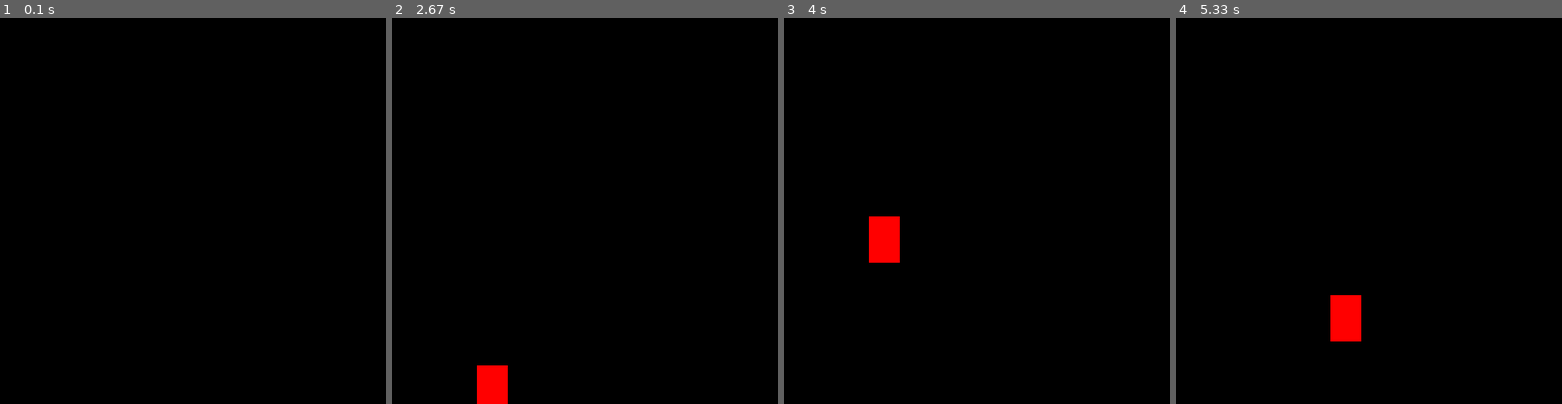
Above: before the commit, frames 1-4 (left to right).
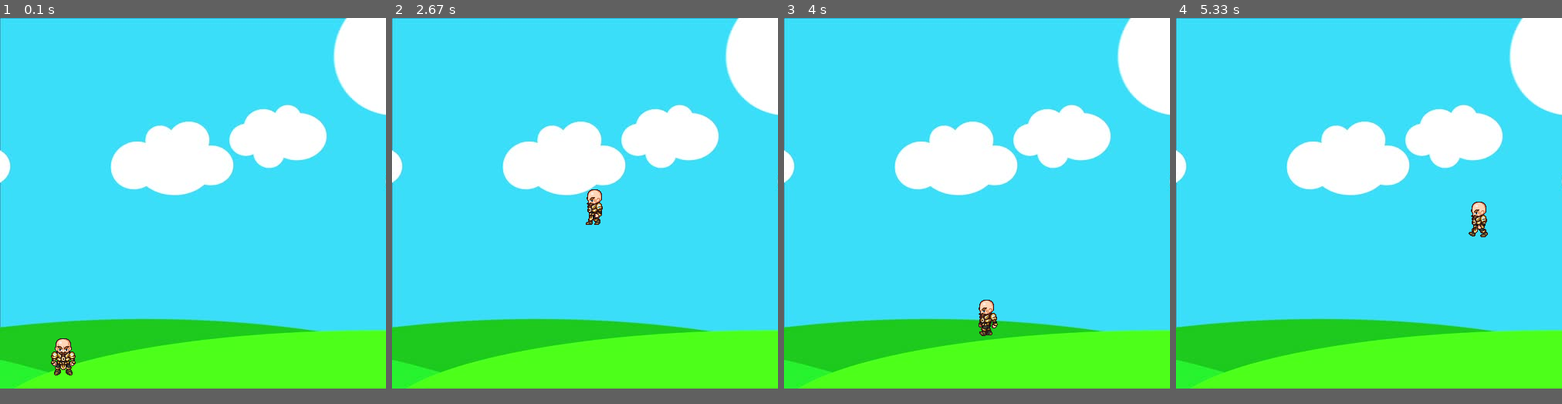
Above: after the commit, the same moments.

Repository: ezraelz/python_basics
Game: pygame game, started from pygame/firstGame.py
Same seed, same stepped clock (60 frames per second), same inputs: the game is played once before the commit and once after it.
Inputs:
- Up to frame 1 (0.1 s): no input
- Up to frame 2 (2.67 s): hold Space 0.33-0.8 s; hold Right 0.33-0.8 s; hold Right 0.83-1.3 s; tap Space at 0.9, 1.2, 1.4, 1.7, 1.9, 2.2, 2.47 s; hold Right 1.33-1.8 s; hold Left 1.83-2.37 s; hold Left from 2.4 s (still down)
- Up to frame 3 (4 s): tap Space at 2.77, 2.9, 3.2, 3.57, 3.87 s; release Left at 2.8 s; hold Right 2.83-3.47 s; hold Left 3.5-3.97 s
- Up to frame 4 (5.33 s): hold Right 4-4.47 s; tap Space at 4.07, 4.37, 4.57, 4.87, 5.07 s; hold Right 4.5-4.97 s; hold Left from 5 s (still down)
The window is 500x500 before the commit and 500x480 after it. Grey fills any space a smaller window leaves; there, only what the larger window draws over its background counts as a difference.

The runs differ from the first frame. In frame 1, 96% of the frame differs, in the area x 0-100%, y 0-96%; in frame 2, 96%, in the area x 0-100%, y 0-100%; in frame 3, 96%; in frame 4, 96%.

Commit message:
pygame 3rd tut sprites

Diff:
--- a/pygame/firstGame.py
+++ b/pygame/firstGame.py
@@ -1,23 +1,57 @@
 import pygame as pyg
+import os
+
 pyg.init()
 
-win = pyg.display.set_mode((500, 500))
+win = pyg.display.set_mode((500, 480))
 
 pyg.display.set_caption("First Game")
 
+BASE_DIR = os.path.dirname(__file__)
+
+def load_img(path):
+    return pyg.image.load(os.path.join(BASE_DIR, path))
+
+walkRight = [load_img(f'Game/R{i}.png') for i in range(1, 10)]
+walkLeft  = [load_img(f'Game/L{i}.png') for i in range(1, 10)]
+bg = load_img('Game/bg.jpg')
+char = load_img('Game/standing.png')
+
+clock = pyg.time.Clock()
+
 screenWidth = 500
 x = 50
-y = 450
+y = 400
 width = 40
 height = 60
-vel = 15
+vel = 10
 
 isJump = False
 jumpCount = 10
+left = False
+right = False
+walkCount = 0
+
+def redrawGameWindow():
+    global walkCount
+
+    win.blit(bg, (0, 0))
+
+    if walkCount + 1 >= 27:
+        walkCount = 0
+    if left:
+        win.blit(walkLeft[walkCount//3], (x, y))
+        walkCount += 1
+    elif right:
+        win.blit(walkRight[walkCount//3], (x, y))
+        walkCount += 1
+    else:
+        win.blit(char, (x, y))
+    pyg.display.update()
 
 running = True
 while running:
-    pyg.time.delay(100)
+    clock.tick(27)
     for event in pyg.event.get():
         if event.type == pyg.QUIT:
             running = False
@@ -25,15 +59,22 @@
     keys = pyg.key.get_pressed()
     if keys[pyg.K_LEFT] and x > vel:
         x -= vel
-    if keys[pyg.K_RIGHT] and x < screenWidth - width - vel:
+        left = True
+        right = False
+    elif keys[pyg.K_RIGHT] and x < screenWidth - width - vel:
         x += vel
+        left = False
+        right = True
+    else:
+        right = False
+        left = False
+        walkCount = 0
     if not isJump:
-        if keys[pyg.K_UP] and y > vel:
-            y -= vel
-        if keys[pyg.K_DOWN] and y < 500 - height - vel:
-            y += vel
         if keys[pyg.K_SPACE]:
             isJump = True
+            right = False
+            left = False
+            walkCount = 0
     else:
         if jumpCount >= -10:
             neg = 1
@@ -45,9 +86,6 @@
             isJump = False
             jumpCount = 10
 
-
-    win.fill((0, 0, 0))
-    pyg.draw.rect(win, (255, 0, 0), (x, y, width, height))
-    pyg.display.update()
+    redrawGameWindow()
 
 pyg.quit()
Binary file added: pygame/Game/L1.png
Binary file added: pygame/Game/L10E.png
Binary file added: pygame/Game/L11E.png
Binary file added: pygame/Game/L1E.png
Binary file added: pygame/Game/L2.png
Binary file added: pygame/Game/L2E.png
Binary file added: pygame/Game/L3.png
Binary file added: pygame/Game/L3E.png
Binary file added: pygame/Game/L4.png
Binary file added: pygame/Game/L4E.png
Binary file added: pygame/Game/L5.png
Binary file added: pygame/Game/L5E.png
(and 31 more such lines)
